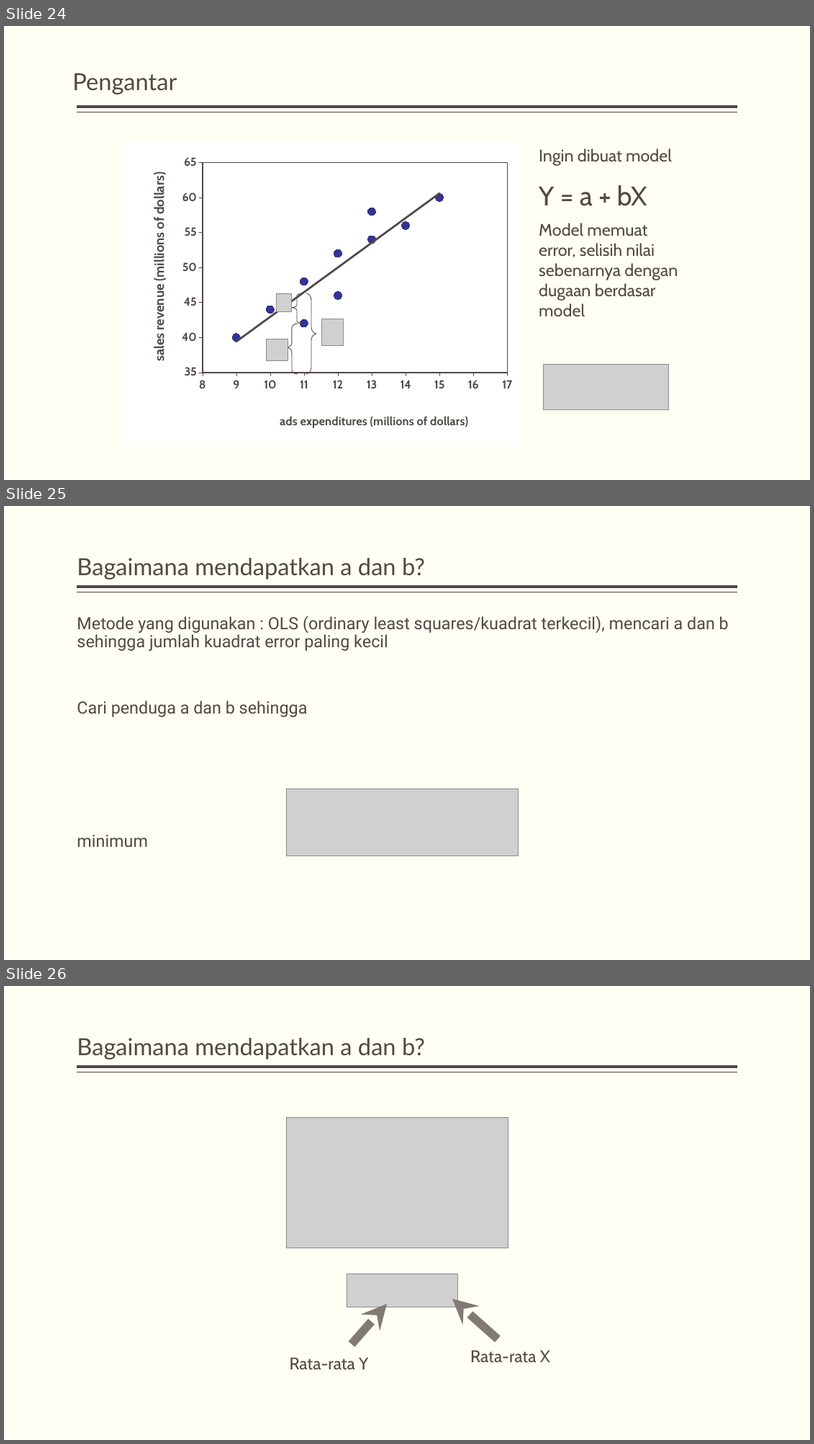
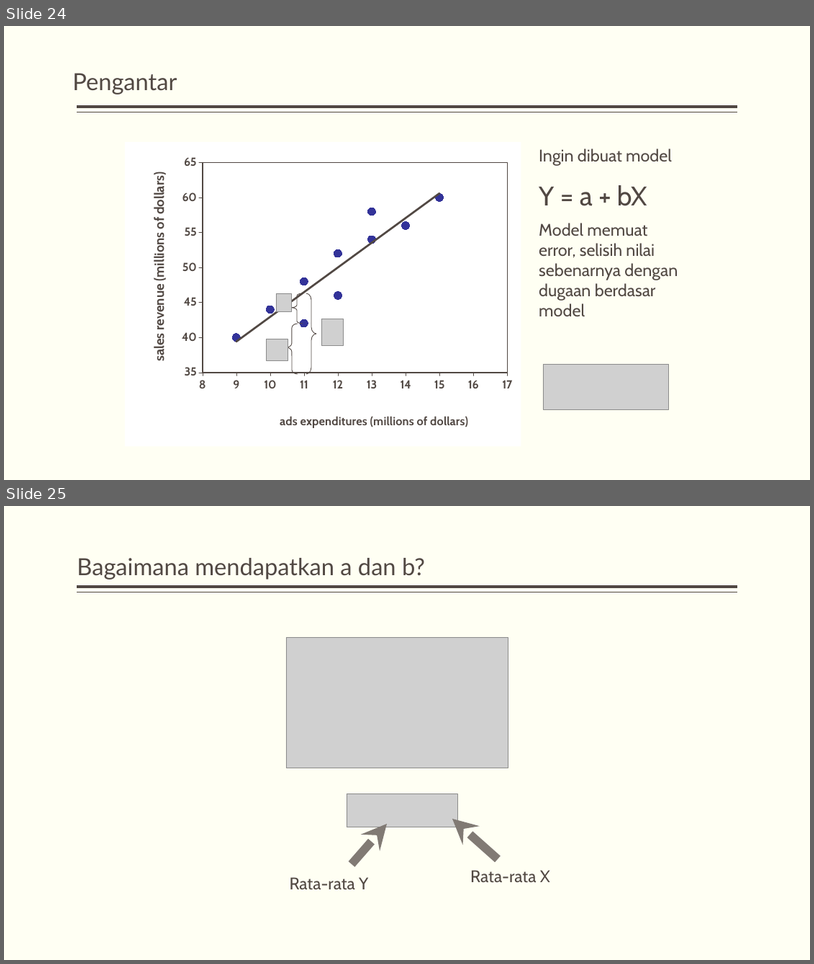
Before and after one commit to dewikiswani/pengantar-R, a slide deck: slide/korelasi dan regresi.pptx. Shown one above the other, each under a label of ours: slides 24, 25 and 26 before the commit, slides 24 and 25 after it. The pictures are 814x1444 and 814x964 pixels, drawn with LibreOffice and Linux fonts; fonts in the diff are those of the drawing; grey boxes stand for pictures. Boxes give left, top, right and bottom in pixels: in the first picture for what was removed or moved away, otherwise in the second. Text is boxed around its words. In the diff, an @@ line names an element or a change of style, - is before the commit and + after.

```diff
--- a/slide/korelasi dan regresi.pptx
+++ b/slide/korelasi dan regresi.pptx
@@ slide 25 removed at [4,506,810,960], background #FFFFF3; not listed: 2 template elements that a slide beside it also shows @@
@@ title removed at [77,558,425,579] @@
-Bagaimana mendapatkan a dan b?
@@ text removed at [77,615,729,847] @@
-Metode yang digunakan : OLS (ordinary least squares/kuadrat terkecil), mencari a dan b sehingga jumlah kuadrat error paling kecil
-Cari penduga a dan b sehingga
-minimum
@@ picture removed at [286,788,518,856] @@
@@ what was slide 26 is now slide 25 @@
```
Also in this commit, not shown: 3 slides changed, 1 other file.
